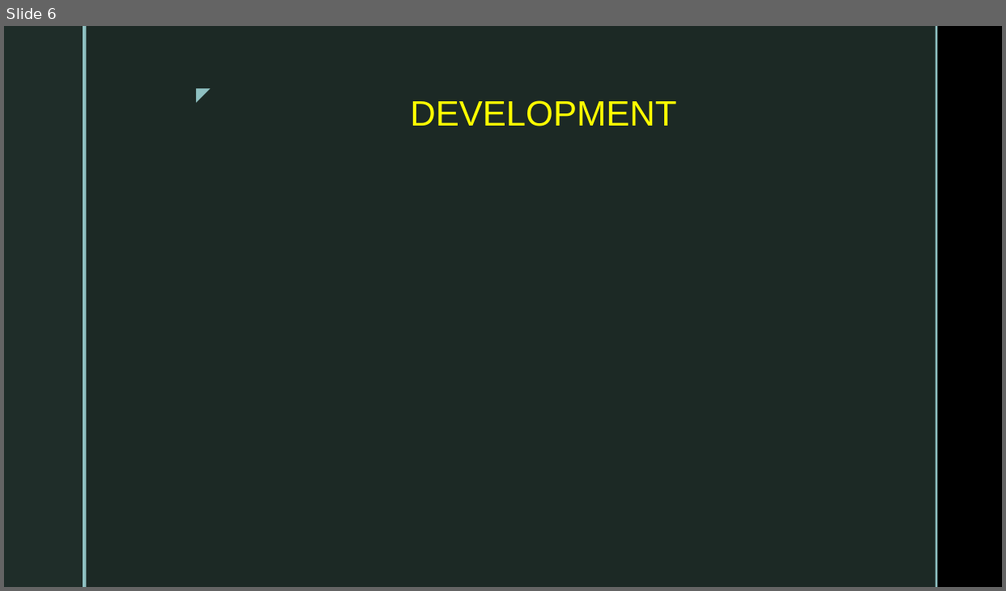
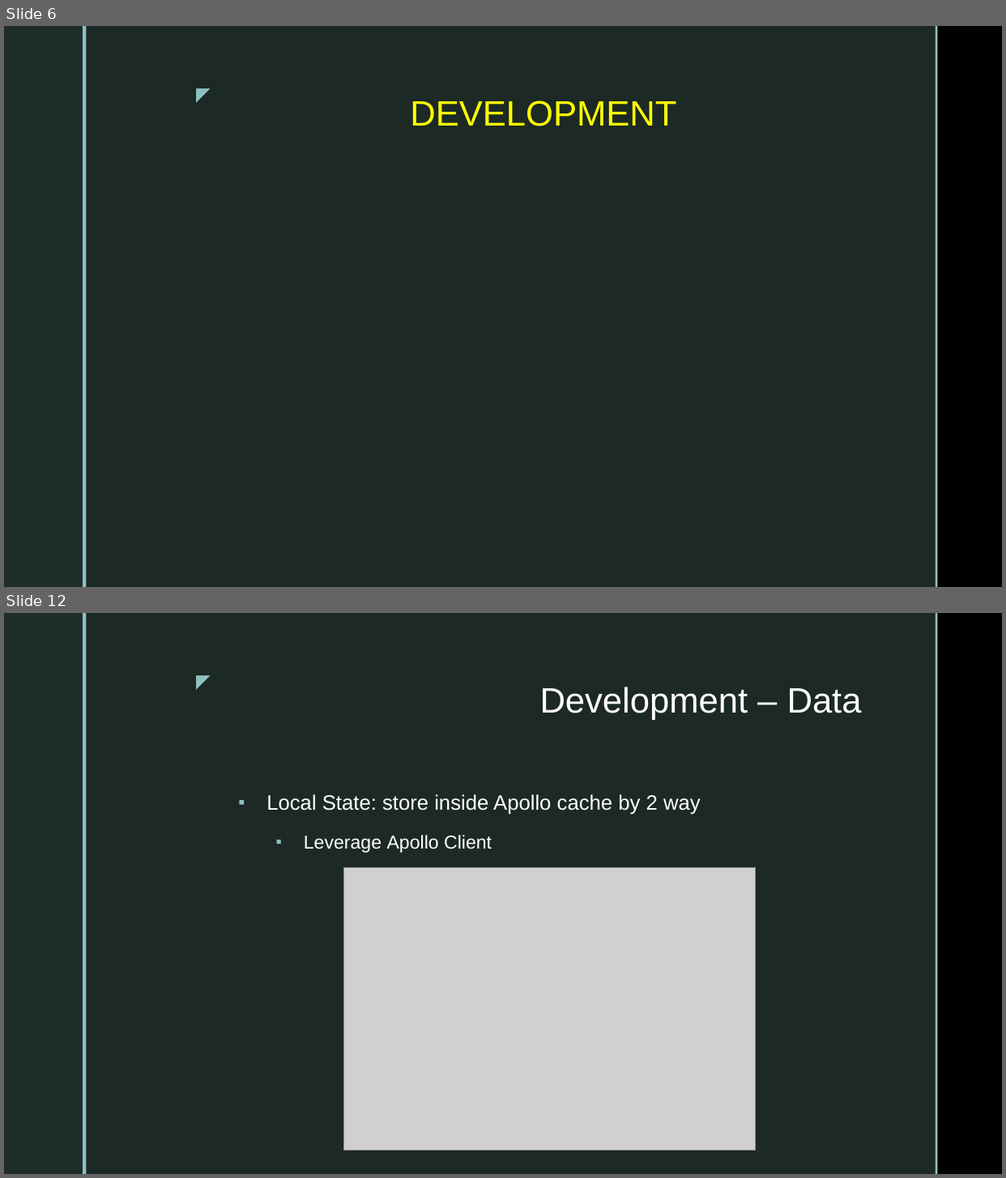
Before and after one commit to dtvu94/Apollo-Server-Client, a slide deck: Docs/Apollo_Client_React.pptx. Shown one above the other, each under a label of ours: slide 6 before the commit, slides 6 and 12 after it; the slides between them are not shown. The pictures are 1006x591 and 1006x1178 pixels, drawn with LibreOffice and Linux fonts; fonts in the diff are those of the drawing; grey boxes stand for pictures; background and template pictures are left out. Boxes give left, top, right and bottom in pixels: in the first picture for what was removed or moved away, otherwise in the second. Text is boxed around its words. In the diff, an @@ line names an element or a change of style, - is before the commit and + after.

Commit message:
Update complete Apollo Client slide and demo

```diff
--- a/Docs/Apollo_Client_React.pptx
+++ b/Docs/Apollo_Client_React.pptx
@@ slide 12 added at (x1=4, y1=613, x2=1002, y2=1174), background picture (left out); not listed: 5 template elements that a slide beside it also shows @@
@@ title added at (x1=540, y1=687, x2=862, y2=720), 34 pt, text #FFFFFF @@
+Development – Data
@@ text added at (x1=266, y1=794, x2=701, y2=853), 20 pt, text #FFFFFF @@
+▪ Local State: store inside Apollo cache by 2 way
+  ▪ Leverage Apollo Client
@@ picture added at (x1=344, y1=867, x2=755, y2=1151) @@
```
Also in this commit, not shown: 1 slide changed, 27 other slides added, 5 slides removed, 20 other files.
